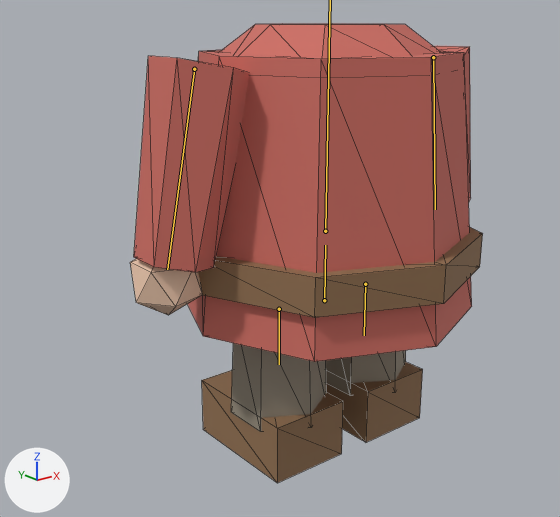
One commit to the glTF model assets/models/dwarf_body.glb: the scene before it, then after it.
Rendered twice from a camera (50 mm lens) standing at (-1.02, -1.126, 0.866) and looking at (-0.098, 0.026, 0.405). Arrows for +X, +Y and +Z are at lower left; the lights stay in place. The first picture is the older version. The bones that change are drawn over the model as lines. Mesh edges are drawn as thin lines.

Names of what the first picture shows: 'DwarfBody'.
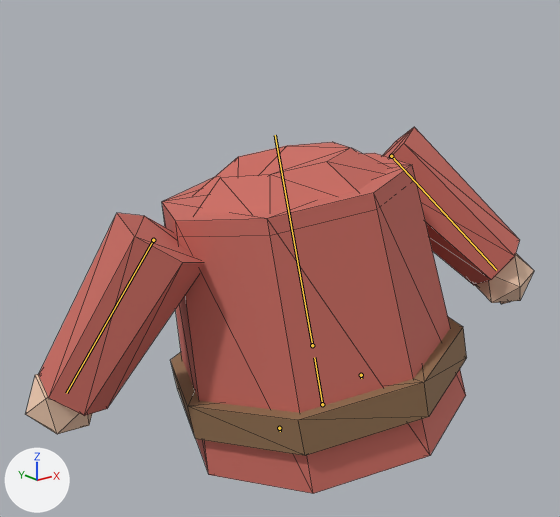
The newer file adds an action. The first version stands in its rest pose; the second is drawn at frame 4 of the action 'crouch_walk'.

Where the change shows, as pixel boxes (x1, y1, x2, y2) in the pictures (560 x 517 px):
'DwarfBody', posed (44% wider, 20% shorter): before (130, 24, 483, 483); after (26, 127, 534, 493)
bone 'hips', root to tip: before (324, 300) to (325, 245); after (322, 404) to (314, 357)
bone 'leg_L', root to tip: before (279, 309) to (279, 364); after (279, 428) to (280, 431)
bone 'leg_R', root to tip: before (365, 284) to (364, 335); after (361, 375) to (361, 378)
bone 'arm_L', root to tip: before (194, 69) to (167, 269); after (153, 240) to (66, 393)
bone 'arm_R', root to tip: before (433, 57) to (435, 209); after (391, 156) to (496, 270)

The edits, one by one:
Bone 'hips' (bone_hips) moves from (0.0, 0.0, 0.0) to (0.0, -0.24, 0.0).
Bone 'hips' (bone_hips) turns from (0, 0, 0) to (0, 0, 12) degrees about its own x, y and z.
Bone 'leg_L' (bone_leg_l) is rescaled from (1.0, 1.0, 1.0) to (0.08, 0.08, 0.08).
Bone 'leg_R' (bone_leg_r) is rescaled from (1.0, 1.0, 1.0) to (0.08, 0.08, 0.08).
Bone 'torso' (bone_torso) turns from (0, 0, 0) to (-6, 0, -4) degrees about its own x, y and z.
Bone 'arm_L' (bone_arm_l) turns from (0, 0, 0) to (25, 0, 20) degrees about its own x, y and z.
Bone 'arm_R' (bone_arm_r) turns from (0, 0, 0) to (-25, 0, -20) degrees about its own x, y and z.
